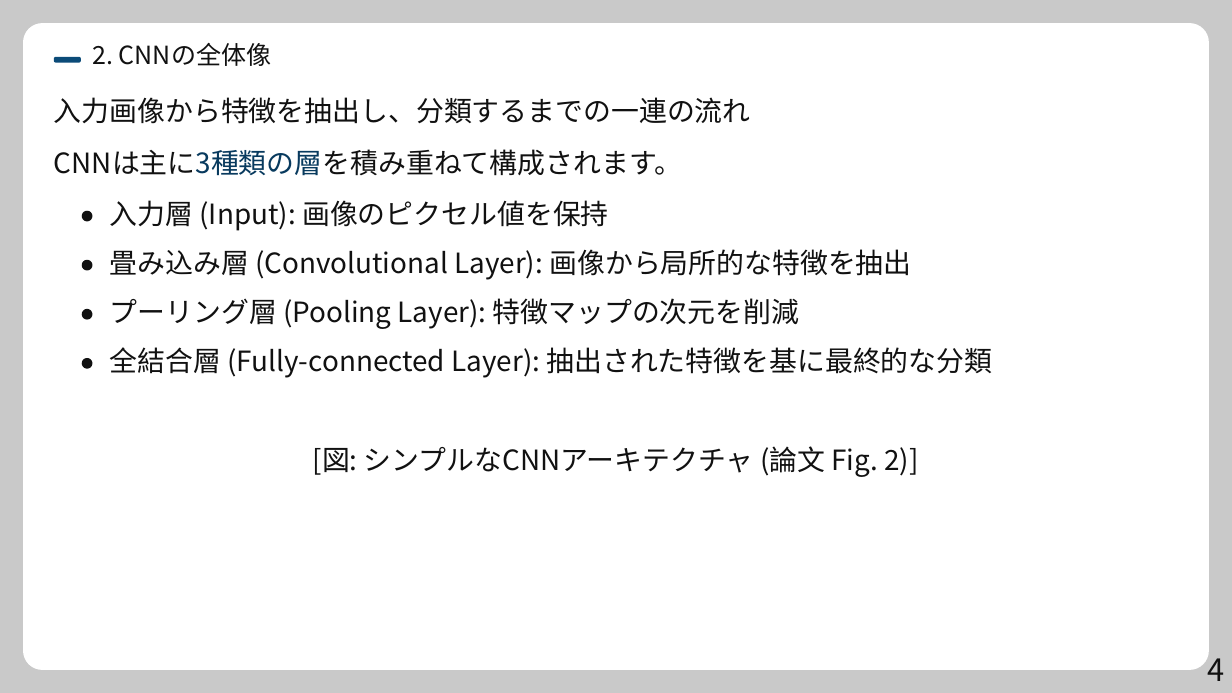
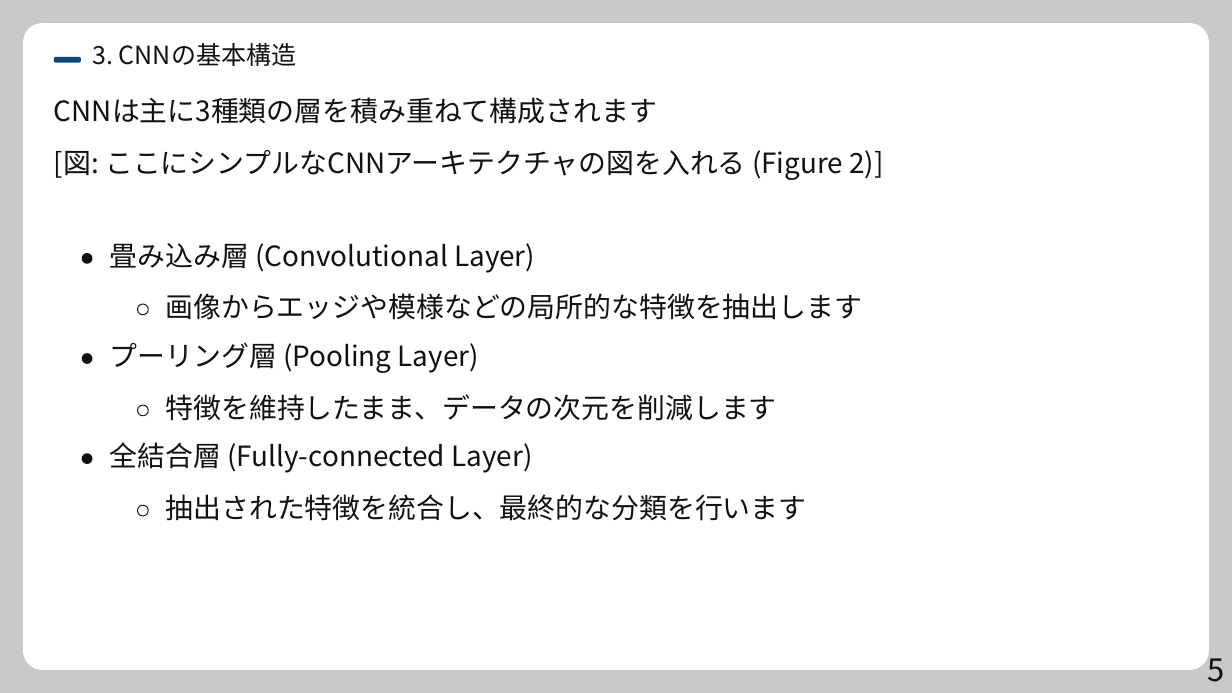
Before and after one commit to syarasyoujyu/create_presentation, a slide deck: slide 5 of data/CNN/step3.pptx (slide 4 before the commit). Drawn at 1232x693 pixels with LibreOffice and Linux fonts; fonts in the diff are those of the drawing. Boxes give left, top, right and bottom in pixels: in the first picture for what was removed or moved away, otherwise in the second. Text is boxed around its words. In the diff, an @@ line names an element or a change of style, - is before the commit and + after.

```diff
--- a/data/CNN/step3.pptx
+++ b/data/CNN/step3.pptx
@@ text removed at (x1=92, y1=43, x2=272, y2=66) @@
-2. CNNの全体像
@@ text added at (x1=92, y1=43, x2=297, y2=66), 19.5 pt, text #111111 @@
+3. CNNの基本構造
@@ text removed at (x1=54, y1=97, x2=751, y2=124) @@
-入力画像から特徴を抽出し、分類するまでの一連の流れ
@@ text added at (x1=54, y1=97, x2=657, y2=124), 21.7 pt, text #111111 @@
+CNNは主に3種類の層を積み重ねて構成されます
@@ text removed at (x1=54, y1=149, x2=682, y2=176) @@
-CNNは主に3種類の層を積み重ねて構成されます。
@@ text at (x1=54, y1=150, x2=883, y2=180): text changed @@
-[図: シンプルなCNNアーキテクチャ (論文 Fig. 2)]
+[図: ここにシンプルなCNNアーキテクチャの図を入れる (Figure 2)]
@@ text removed at (x1=110, y1=200, x2=609, y2=231) @@
-入力層 (Input): 画像のピクセル値を保持
@@ freeform shape moved from (x1=82, y1=260, x2=92, y2=270) to (x1=82, y1=253, x2=92, y2=263) @@
@@ text added at (x1=110, y1=243, x2=535, y2=273), 21.7 pt, text #111111 @@
+畳み込み層 (Convolutional Layer)
@@ text at (x1=166, y1=293, x2=863, y2=320): text changed @@
-畳み込み層 (Convolutional Layer): 画像から局所的な特徴を抽出
+画像からエッジや模様などの局所的な特徴を抽出します
@@ freeform shape moved from (x1=82, y1=309, x2=92, y2=319) to (x1=138, y1=304, x2=148, y2=314) @@
@@ freeform shape at (x1=138, y1=304, x2=148, y2=314): fill #111111 to none; outline none to #111111 0.74 pt @@
@@ freeform shape moved from (x1=82, y1=358, x2=92, y2=368) to (x1=82, y1=353, x2=92, y2=363) @@
@@ text at (x1=110, y1=342, x2=479, y2=373): text changed @@
-プーリング層 (Pooling Layer): 特徴マップの次元を削減
+プーリング層 (Pooling Layer)
@@ freeform shape added at (x1=138, y1=406, x2=148, y2=416), outline #111111 0.74 pt @@
@@ text added at (x1=166, y1=394, x2=777, y2=421), 21.7 pt, text #111111 @@
+特徴を維持したまま、データの次元を削減します
@@ text added at (x1=110, y1=442, x2=532, y2=473), 21.7 pt, text #111111 @@
+全結合層 (Fully-connected Layer)
@@ freeform shape moved from (x1=82, y1=211, x2=92, y2=221) to (x1=82, y1=454, x2=92, y2=464) @@
@@ freeform shape added at (x1=138, y1=506, x2=148, y2=516), outline #111111 0.74 pt @@
@@ text at (x1=166, y1=494, x2=807, y2=521): text changed @@
-全結合層 (Fully-connected Layer): 抽出された特徴を基に最終的な分類
+抽出された特徴を統合し、最終的な分類を行います
@@ text at (x1=1207, y1=650, x2=1224, y2=682): text changed @@
-4
+5
```
Also in this commit, not shown: 7 other slides changed, 3 slides added, 2 slides removed, 16 other files.
